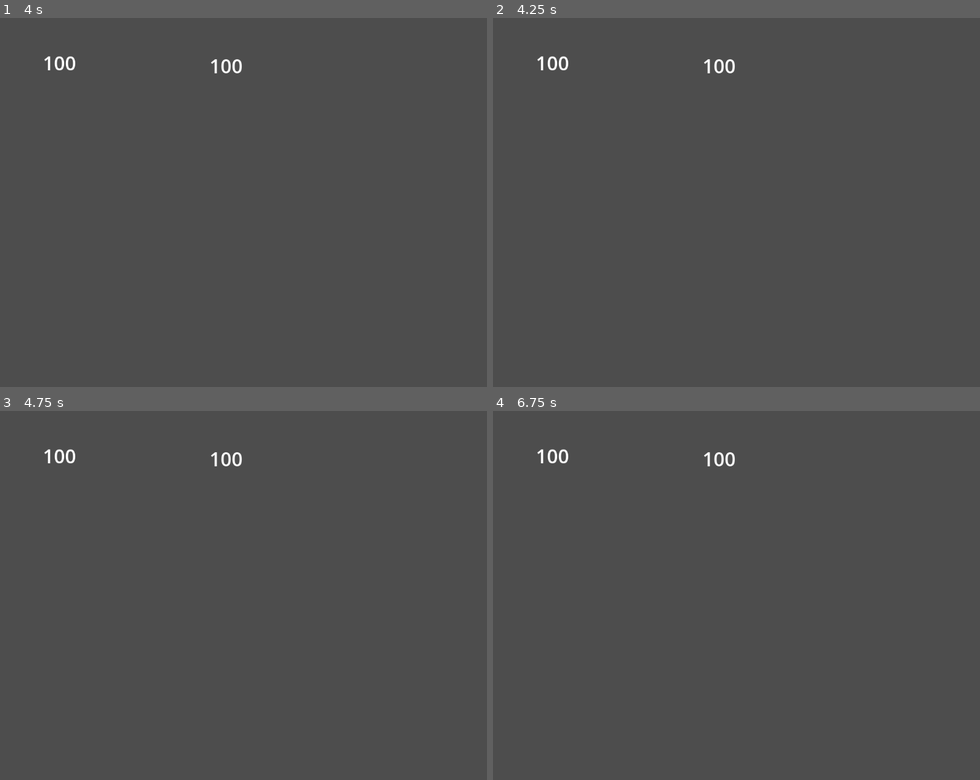
Above: before the commit, frames 1-4 (two rows, left to right).
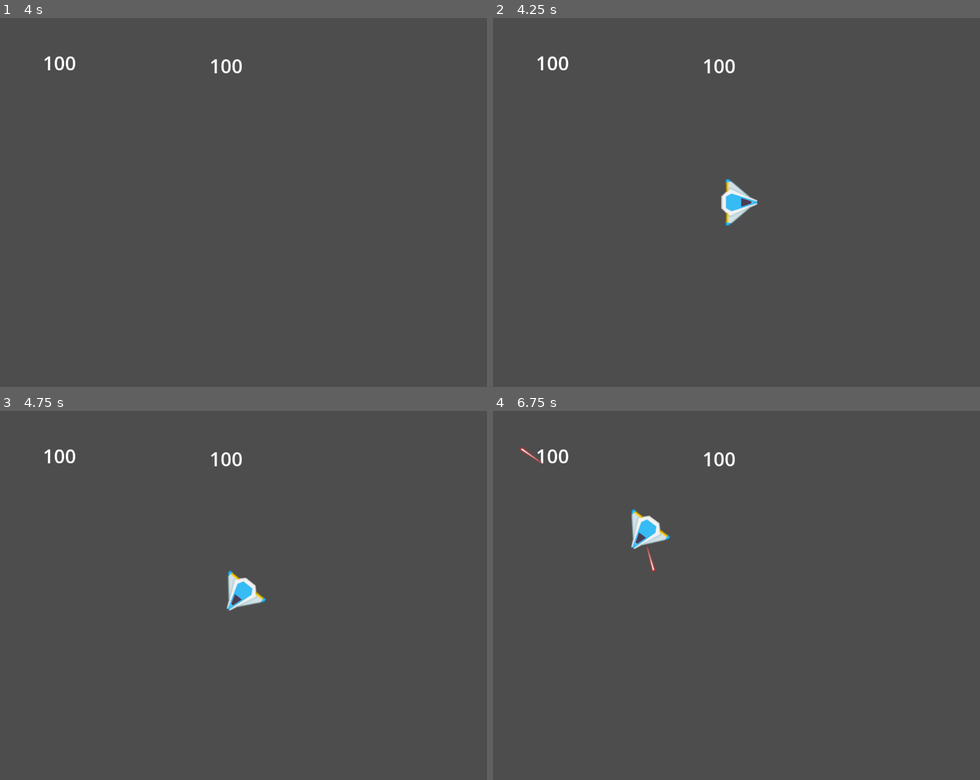
Above: after the commit, the same moments.

Repository: TheGabmeister/games-godot
Game: Godot game, scene res://levels/main.tscn
Same seed, same stepped clock (60 frames per second), same inputs: the game is played once before the commit and once after it.
Inputs (mouse positions are in pixels of both pictures, inside the frame that each line leads up to):
- Up to frame 1 (4 s): move the mouse to (224, 276) at 0.52 s; press the mouse at (224, 276) at 0.53 s; hold W (move_up) 0.53-2.03 s; move the mouse to (394, 257) at 1.27 s; release the mouse at (394, 257) at 1.28 s; click (394, 257) at 1.35 s; tap Enter at 2, 3.5 s; move the mouse to (97, 147) at 2.02 s; press the mouse at (97, 147) at 2.03 s; hold Left (move_left) 2.03-3.53 s; tap Space at 2.75 s; move the mouse to (272, 202) at 2.77 s; release the mouse at (272, 202) at 2.78 s; click (272, 202) at 2.85 s; move the mouse to (170, 110) at 3.52 s; press the mouse at (170, 110) at 3.53 s; hold Down (move_down) from 3.53 s (still down)
- Up to frame 2 (4.25 s): keep holding Down (move_down)
- Up to frame 3 (4.75 s): move the mouse to (355, 577) at 4.27 s; release Down (move_down) at 4.28 s; release the mouse at (355, 577) at 4.28 s; hold Right (move_right) from 4.28 s (still down); click (355, 577) at 4.35 s
- Up to frame 4 (6.75 s): move the mouse to (639, 613) at 5.02 s; release Right (move_right) at 5.03 s; press the mouse at (639, 613) at 5.03 s; hold W (move_up) 5.03-5.78 s; move the mouse to (790, 514) at 5.77 s; release the mouse at (790, 514) at 5.78 s; hold Right (move_right) from 5.78 s (still down); click (790, 514) at 5.85 s; move the mouse to (717, 669) at 6.52 s; press the mouse at (717, 669) at 6.53 s

Frame 1 is identical in both runs. In frame 2, 0.5% of the frame differs, in the area x 46-55%, y 43-57%; in frame 3, 0.5%; in frame 4, 0.6%, in the area x 5-37%, y 9-44%.

Commit message:
Add player revive

Diff:
--- a/asteroids/autoloads/bus.gd
+++ b/asteroids/autoloads/bus.gd
@@ -7,5 +7,6 @@
 
 signal enemy_killed(score: int)
 signal player_killed()
+signal player_spawned()
 signal update_score(score: int)
 signal update_hi_score(score: int)
--- a/asteroids/autoloads/global_vars.gd
+++ b/asteroids/autoloads/global_vars.gd
@@ -2,3 +2,5 @@
 
 const SCREEN_WIDTH := 1024.0
 const SCREEN_HEIGHT := 768.0
+
+const PLAYER_SPAWN_TIMER := 3.0
--- a/asteroids/enemies/enemy.gd
+++ b/asteroids/enemies/enemy.gd
@@ -2,6 +2,6 @@
 
 @export var _score = 100
 
-func _on_area_2d_area_entered(area: Area2D):
+func _on_area_2d_area_entered(_area: Area2D):
 	Bus.enemy_killed.emit(_score)
 	queue_free()
--- a/asteroids/levels/main.tscn
+++ b/asteroids/levels/main.tscn
@@ -18,6 +18,9 @@
 
 [node name="PlayerShot" parent="World" instance=ExtResource("3_l8qe7")]
 position = Vector2(301, 568)
+
+[node name="Player" parent="World" instance=ExtResource("1_2262g")]
+position = Vector2(165, 302)
 
 [node name="GUI" type="Control" parent="." node_paths=PackedStringArray("_score", "_hi_score")]
 layout_mode = 3
@@ -48,8 +51,6 @@
 text = "0
 "
 
-[node name="Node" type="Node" parent="."]
+[node name="GameManager" type="Node" parent="."]
 script = ExtResource("4_m1504")
-
-[node name="Player" parent="." instance=ExtResource("1_2262g")]
-position = Vector2(165, 302)
+_player = ExtResource("1_2262g")
--- a/asteroids/managers/game_manager.gd
+++ b/asteroids/managers/game_manager.gd
@@ -1,17 +1,27 @@
 extends Node
 
-var _score: int = 0
-var _hi_score: int = 0
+@export var _player: PackedScene
+var _score := 0
+var _hi_score := 0
 
-func _enter_tree() -> void:
+func _enter_tree():
 	Bus.enemy_killed.connect(_add_score)
+	Bus.player_killed.connect(_revive_player)
 
-func _exit_tree() -> void:
+func _exit_tree():
 	Bus.enemy_killed.disconnect(_add_score)
+	Bus.player_killed.disconnect(_revive_player)
 
-func _add_score(value: int) -> void:
+func _add_score(value: int):
 	_score += value
 	if _score > _hi_score:
 		_hi_score = _score
 		Bus.update_hi_score.emit(_hi_score)
 	Bus.update_score.emit(_score)
+
+func _revive_player():
+	await get_tree().create_timer(GlobalVars.PLAYER_SPAWN_TIMER).timeout
+	var player_inst: Node2D = _player.instantiate()
+	player_inst.position = Vector2(GlobalVars.SCREEN_WIDTH/2, GlobalVars.SCREEN_HEIGHT/2)
+	player_inst.rotation = 0
+	get_tree().current_scene.add_child(player_inst)
--- a/asteroids/player/player.gd
+++ b/asteroids/player/player.gd
@@ -27,6 +27,6 @@
 		_cooldown -= delta
 
 
-func _on_area_2d_area_entered(_area: Area2D) -> void:
+func _on_area_2d_area_entered(_area: Area2D):
+	Bus.player_killed.emit()
 	queue_free()
-	pass # Replace with function body.
--- a/asteroids/utils/projectile.gd
+++ b/asteroids/utils/projectile.gd
@@ -1,4 +1,4 @@
 extends Node
 
-func _on_area_2d_area_entered(area: Area2D) -> void:
+func _on_area_2d_area_entered(_area: Node2D) -> void:
 	queue_free()
